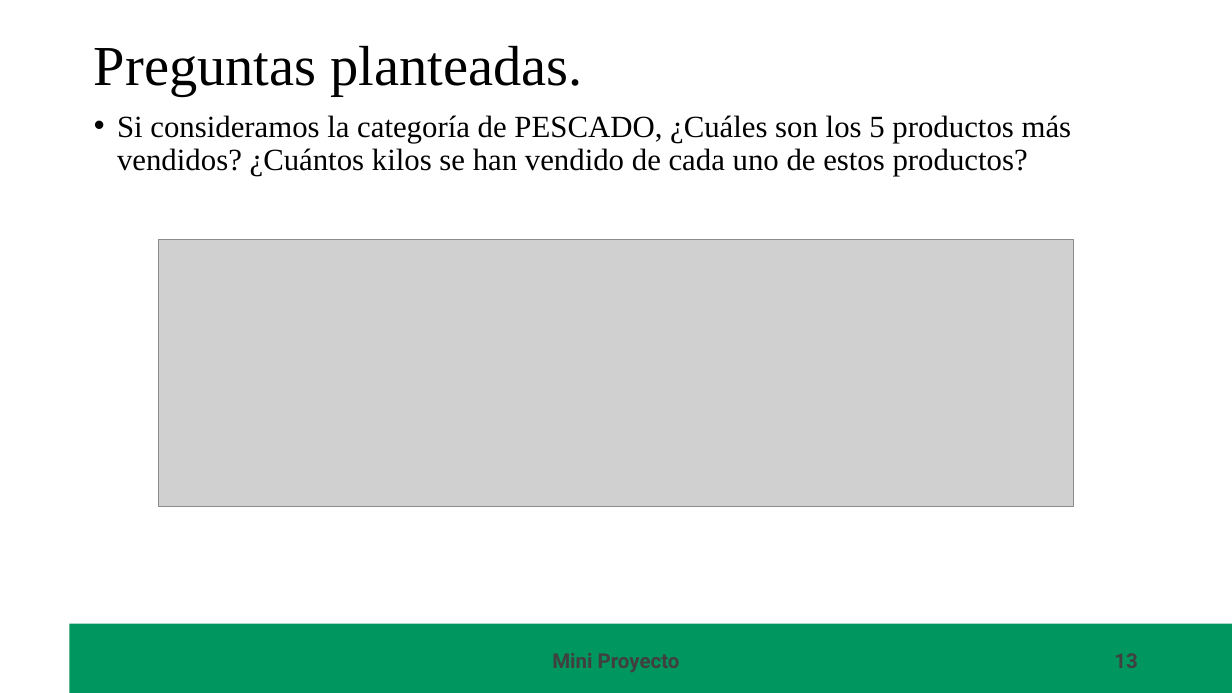
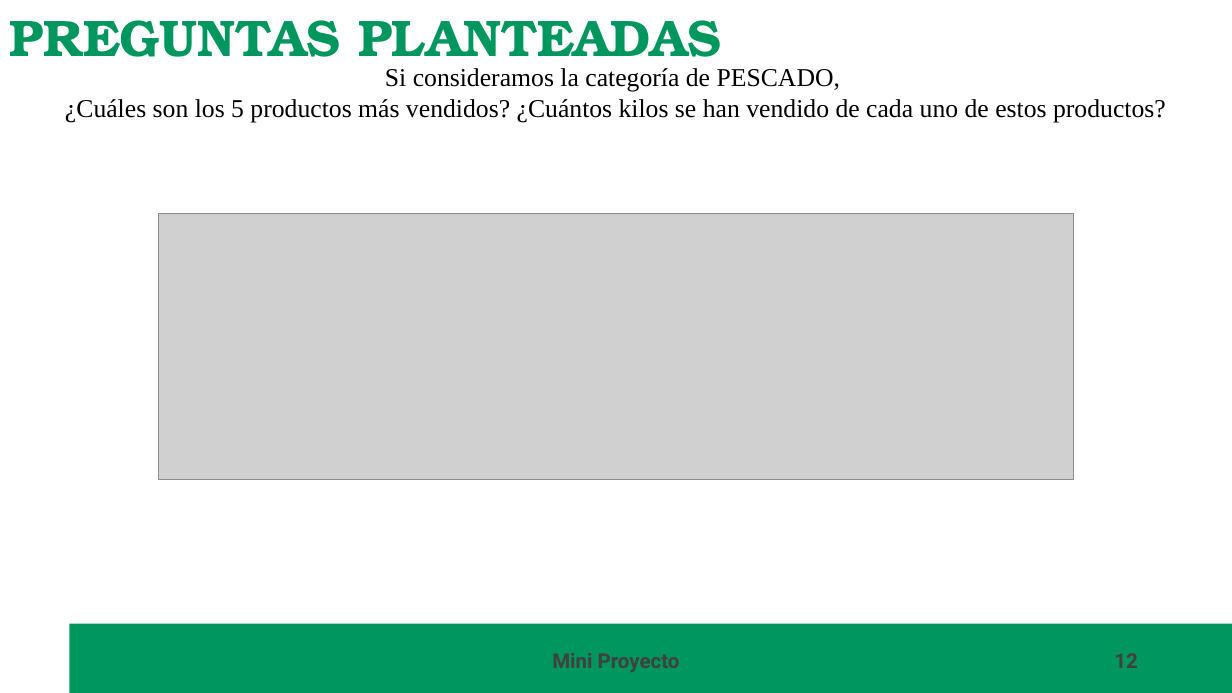
Before and after one commit to carmart4/ProyectoTD2025, a slide deck: slide 12 of presentacion/Presentacion.pptx (slide 13 before the commit). Drawn at 1232x693 pixels with LibreOffice and Linux fonts; fonts in the diff are those of the drawing; grey boxes stand for pictures; background and template pictures are left out. Boxes give left, top, right and bottom in pixels: in the first picture for what was removed or moved away, otherwise in the second. Text is boxed around its words. In the diff, an @@ line names an element or a change of style, - is before the commit and + after.

```diff
--- a/presentacion/Presentacion.pptx
+++ b/presentacion/Presentacion.pptx
@@ text at <box>9,20,721,70</box>: text changed; size 44 to 40 pt; font Times New Roman to TeX Gyre Bonum; text colour #000000 to #00965F; bold on @@
-Preguntas planteadas.
+PREGUNTAS PLANTEADAS
@@ text "Si consideramos la categoría de ..." at <box>65,68,1166,123</box>: vertical alignment top to middle @@
@@ text at <box>65,68,1166,123</box>: text changed; size 24 to 20 pt @@
-• Si consideramos la categoría de PESCADO, ¿Cuáles son los 5 productos más vendidos? ¿Cuántos kilos se han vendido de cada uno de estos productos?
+Si consideramos la categoría de PESCADO,
+¿Cuáles son los 5 productos más vendidos? ¿Cuántos kilos se han vendido de cada uno de estos productos?
@@ picture: place and size @@
-picture at <box>159,239,1074,506</box>
+picture at <box>159,213,1074,480</box>
@@ page number at <box>871,642,1148,679</box>: text changed @@
-13
+12
```
Also in this commit, not shown: 12 other slides changed, 1 slide added, 1 slide removed, 1 other file.
